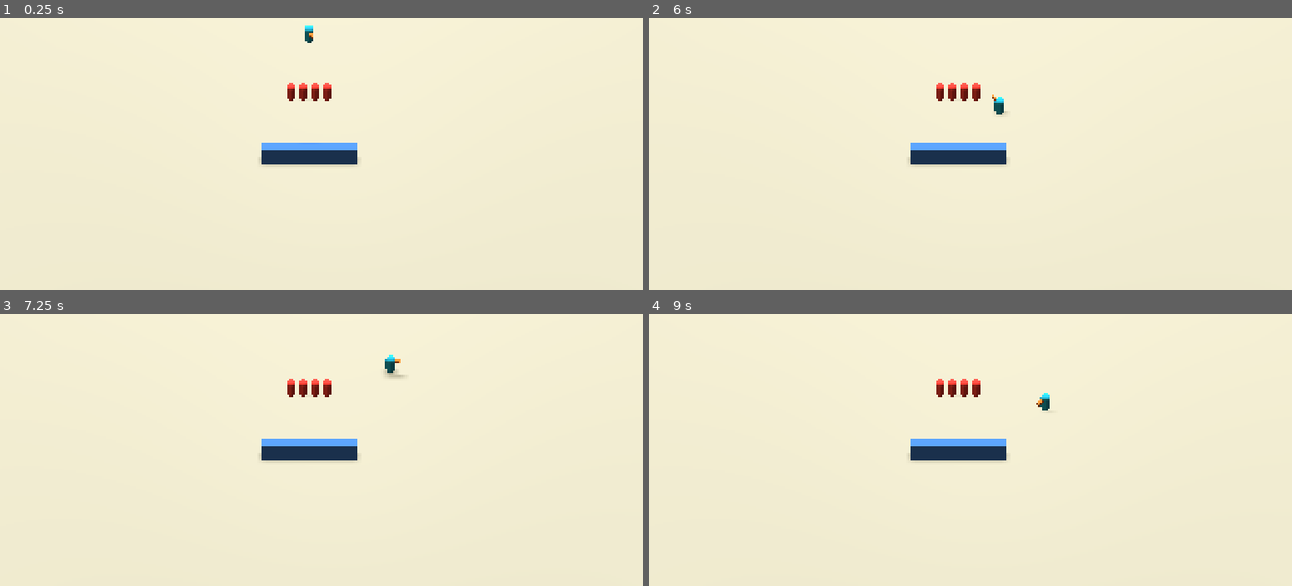
Above: before the commit, frames 1-4 (two rows, left to right).
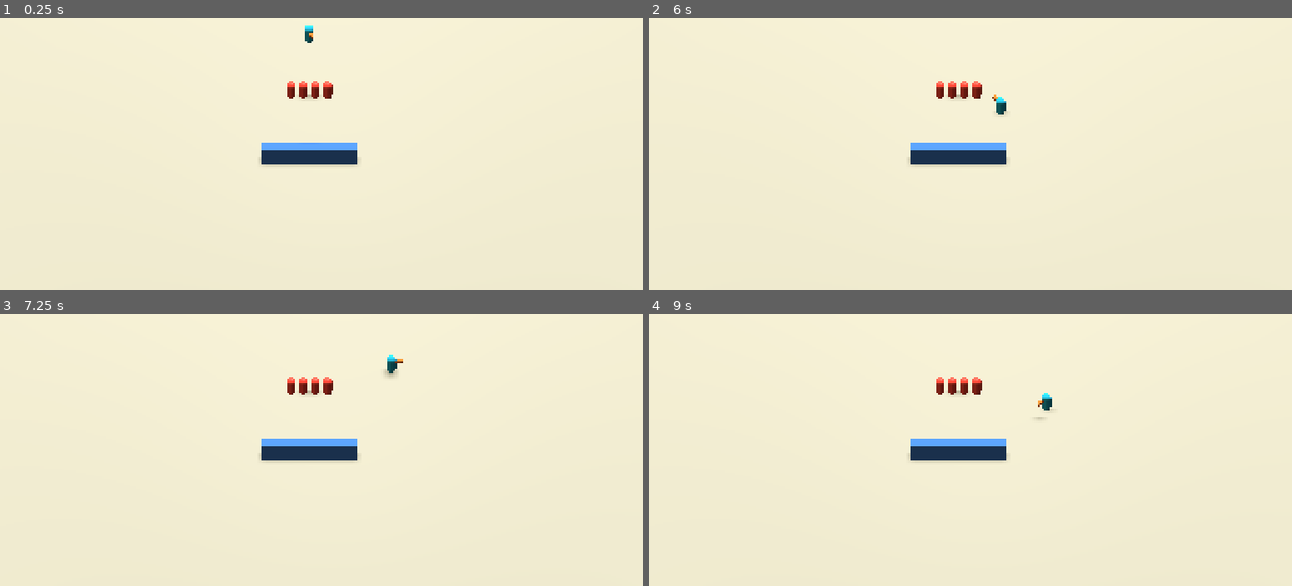
Above: after the commit, the same moments.

Repository: Rawisl/Godot_Roguelite3D_Gr8
Game: Godot game, scene res://test.tscn
The game is run twice, just before and just after one commit, with the same random seed, the same clock (stepped at 60 frames per second) and the same inputs. This scene is started directly instead of the project's main scene.
Inputs (mouse positions are in pixels of both pictures, inside the frame that each line leads up to):
- Up to frame 1 (0.25 s): no input
- Up to frame 2 (6 s): tap Enter (ui_accept) at 0.5, 0.77, 1.52, 3.02, 3.77, 4.52, 5, 5.75 s; move the mouse to (1131, 83) at 0.52 s; hold D (move_right) 0.53-1.28 s; click (1131, 83) at 0.6 s; tap Q (battle_cry) at 0.8, 1.35 s; move the mouse to (848, 121) at 1.27 s; hold S (move_down) 1.28-2.03 s; tap B (build_toggle) at 1.55, 2.1 s; move the mouse to (1047, 20) at 2.02 s; hold D (move_right) 2.03-2.78 s; tap G (call_wave) at 2.3, 2.85 s; move the mouse to (951, 178) at 2.77 s; hold W (move_up) 2.78-3.53 s; click (951, 178) at 2.92 s; tap Space (dodge) at 3.05, 3.6 s; move the mouse to (1182, 159) at 3.52 s; hold A (move_left) 3.53-5.03 s; tap R (emergency_repair) at 3.8, 4.35 s; right-click (1182, 159) at 4.15 s; move the mouse to (784, 47) at 4.27 s; tap Tab (mode_switch) at 4.55, 5.1 s; tap Escape (pause) at 4.9 s; move the mouse to (1015, 102) at 5.02 s; hold S (move_down) 5.03-5.78 s; click (1015, 102) at 5.17 s; tap F (retreat) at 5.3, 5.85 s; tap F1 (toggle_hud) at 5.65 s; move the mouse to (outside the picture) at 5.77 s; hold D (move_right) from 5.78 s (still down)
- Up to frame 3 (7.25 s): tap Enter (ui_accept) at 6.02, 6.77 s; tap Delete (sell) at 6.05, 6.6 s; move the mouse to (482, 379) at 6.52 s; release D (move_right) at 6.53 s; hold W (move_up) from 6.53 s (still down); tap Shift (show_ranges) at 6.8 s
- Up to frame 4 (9 s): move the mouse to (848, 417) at 7.27 s; release W (move_up) at 7.28 s; hold D (move_right) 7.28-8.03 s; tap Shift (show_ranges) at 7.35 s; click (848, 417) at 7.42 s; tap Enter (ui_accept) at 7.52 s; tap 1 at 7.55, 8.1 s; move the mouse to (1047, 316) at 8.02 s; hold S (move_down) 8.03-8.78 s; tap 2 at 8.3, 8.85 s; move the mouse to (951, 474) at 8.77 s; hold A (move_left) from 8.78 s (still down)

The runs differ from the first frame. In frame 1, 0.1% of the frame differs, in the area x 44-52%, y 23-31%; in frame 2, 0.2%; in frame 3, 0.2%, in the area x 44-63%, y 16-31%; in frame 4, 0.2%.

Commit message:
[test]: add combat test runner and update dummy targets

Diff:
--- a/test.gd
+++ b/test.gd
@@ -1,6 +1,8 @@
 extends Node3D
 
 ## Test environment generator for Commander Combat & Movement mechanics.
+
+const GRUNT_SCENE: PackedScene = preload("res://entities/enemy/grunt.tscn")
 
 
 func _ready() -> void:
@@ -8,7 +10,7 @@
 	_spawn_dummy_enemies()
 
 
-## Spawns a physical wall on Layer 1 (World) to test Dodge blocking (CMB-06).
+## Spawns a physical wall on Layer 1 (World) to test Dodge blocking.
 func _spawn_test_wall() -> void:
 	var wall := StaticBody3D.new()
 	wall.name = "TestWall"
@@ -34,42 +36,39 @@
 	add_child(wall)
 
 
-## Spawns 4 dummy targets on Layer 3 (Enemy) to verify cleave limit and damage types.
+## Spawns 4 Grunts as test dummies to verify cleave limit, knockback, and damage types.
 func _spawn_dummy_enemies() -> void:
-	# 4 targets spaced closely to test max_targets = 3 (CMB-09)
+	# 4 Grunt đặt san sát nhau trước mặt Commander để test cleave cap = 3
 	var x_offsets: Array[float] = [-1.5, -0.5, 0.5, 1.5]
 
 	for i in range(x_offsets.size()):
-		var dummy := CharacterBody3D.new()
-		dummy.name = "DummyEnemy_%d" % (i + 1)
-		dummy.add_to_group("enemy")
-		dummy.collision_layer = 4 # Layer 3: enemy (1 << 2 = 4)
-		dummy.collision_mask = 1
-		dummy.position = Vector3(x_offsets[i], 0.9, -2.0)
+		var dummy: Enemy = GRUNT_SCENE.instantiate() as Enemy
+		dummy.name = "DummyGrunt_%d" % (i + 1)
+		dummy.position = Vector3(x_offsets[i], 0.0, -2.0)
+		# Phải add_child trước để các biến @onready (như dummy.health) được khởi tạo
+		add_child(dummy)
+		dummy.speed_multiplier = 0.0
 
-		# Custom health tracking for test verification
-		dummy.set_meta("hp", 40)
-		dummy.set_meta("max_hp", 40)
+		dummy.health.max_hp = 99999
+		dummy.health.hp = 99999
 
-		var shape := CollisionShape3D.new()
-		var cap_shape := CapsuleShape3D.new()
-		cap_shape.radius = 0.35
-		cap_shape.height = 1.8
-		shape.shape = cap_shape
-		dummy.add_child(shape)
+		dummy.health.damaged.connect(func(amount: int, info: DamageInfo):
+			var type_str := "SLASH"
+			if info != null:
+				match info.damage_type:
+					Enums.DamageType.PIERCE: type_str = "PIERCE"
+					Enums.DamageType.BLAST: type_str = "BLAST"
+					Enums.DamageType.SLASH: type_str = "SLASH"
+					Enums.DamageType.TRUE: type_str = "TRUE"
 
-		var mesh_inst := MeshInstance3D.new()
-		var cap_mesh := CapsuleMesh.new()
-		cap_mesh.radius = 0.35
-		cap_mesh.height = 1.8
-		var mat := StandardMaterial3D.new()
-		mat.albedo_color = Color(0.85, 0.2, 0.2) # Red enemy
-		cap_mesh.material = mat
-		mesh_inst.mesh = cap_mesh
-		dummy.add_child(mesh_inst)
-
-		# Attach damage handling method dynamically
-		dummy.set_script(preload("res://tests/dummy_target.gd") if ResourceLoader.exists("res://tests/dummy_target.gd") else null)
-
-		# Fallback if no separate script: provide take_damage via dynamic callable
-		add_child(dummy)
+			print("[HIT] %s trúng đòn! Sát thương: %d | Loại: %s | Knockback: %.1f m | HP: %d/%d | Vị trí: (%.2f, %.2f)" % [
+				dummy.name,
+				amount,
+				type_str,
+				info.knockback_force if info != null else 0.0,
+				dummy.health.hp,
+				dummy.health.max_hp,
+				dummy.global_position.x,
+				dummy.global_position.z
+			])
+		)
--- a/tests/dummy_target.gd
+++ b/tests/dummy_target.gd
@@ -4,7 +4,15 @@
 var max_hp: int = 40
 
 
-func take_damage(amount: int, damage_type: Enums.DamageType = Enums.DamageType.SLASH) -> void:
+func take_damage(damage_input: Variant, p_damage_type: Enums.DamageType = Enums.DamageType.SLASH) -> void:
+	var amount: int = 0
+	var damage_type: Enums.DamageType = p_damage_type
+	if damage_input is DamageInfo:
+		amount = damage_input.amount
+		damage_type = damage_input.damage_type
+	elif damage_input is int:
+		amount = damage_input
+
 	var prev_hp := hp
 	hp = maxi(0, hp - amount)
 
--- /dev/null
+++ b/tests/test_combat_runner.gd
@@ -0,0 +1,268 @@
+extends Node
+
+## Comprehensive verification runner for:
+## - InputMap
+## - CharacterStats
+## - Scene Groups and Collision Layers
+## - Movement WASD & Screen Axis (no diagonal speedup)
+## - Aim plane
+## - 3-hit combo, Cleave & Sorting
+## - Dodge mechanics
+## - HealthComponent & DamageInfo with damage_type
+
+var passes: int = 0
+var fails: int = 0
+
+
+func _ready() -> void:
+	print("\n=======================================================")
+	print("       AUTOMATED COMBAT & MOVEMENT VERIFICATION        ")
+	print("=======================================================")
+
+	test_input_map()
+	test_character_stats()
+	test_commander_scene_and_groups()
+	test_movement_and_aim()
+	test_dodge_mechanics()
+	test_combo_and_cleave()
+	test_health_and_damage_info()
+
+	print("=======================================================")
+	print("TEST SUMMARY: %d PASSED, %d FAILED" % [passes, fails])
+	print("=======================================================\n")
+
+	get_tree().quit(0 if fails == 0 else 1)
+
+
+func assert_true(cond: bool, test_name: String) -> void:
+	if cond:
+		passes += 1
+		print("  [PASS] %s" % test_name)
+	else:
+		fails += 1
+		printerr("  [FAIL] %s" % test_name)
+
+
+func test_input_map() -> void:
+	print("\n[GROUP 1] Testing InputMap")
+	var expected_actions := [
+		&"move_up", &"move_down", &"move_left", &"move_right",
+		&"attack", &"dodge", &"battle_cry", &"mode_switch",
+		&"emergency_repair", &"retreat", &"call_wave", &"build_toggle",
+		&"upgrade", &"sell", &"show_ranges", &"pause",
+		&"select", &"cancel", &"toggle_hud"
+	]
+
+	for action in expected_actions:
+		assert_true(InputMap.has_action(action), "InputMap contains action '%s'" % action)
+
+	# Verify physical_keycode for keyboard events
+	var keys_using_physical := true
+	for action in expected_actions:
+		for event in InputMap.action_get_events(action):
+			if event is InputEventKey:
+				if event.physical_keycode == 0:
+					keys_using_physical = false
+					printerr("Action '%s' does not use physical_keycode!" % action)
+	assert_true(keys_using_physical, "All keyboard actions use physical_keycode")
+
+	# Verify NO actions mapped to keys 1, 2, 3
+	var has_num_123 := false
+	for action in InputMap.get_actions():
+		for event in InputMap.action_get_events(action):
+			if event is InputEventKey:
+				if event.physical_keycode in [KEY_1, KEY_2, KEY_3] or event.keycode in [KEY_1, KEY_2, KEY_3]:
+					has_num_123 = true
+					printerr("Action '%s' mapped to key 1-3!" % action)
+	assert_true(not has_num_123, "No actions assigned to keys 1, 2, 3")
+
+
+func test_character_stats() -> void:
+	print("\n[GROUP 2] Testing CharacterStats values")
+	var stats: CharacterStats = load("res://data/config/commander_stats.tres")
+	assert_true(stats != null, "commander_stats.tres loaded successfully")
+	if stats == null:
+		return
+
+	assert_true(stats.commander_max_hp == 100, "commander_max_hp == 100")
+	assert_true(is_equal_approx(stats.move_speed, 6.0), "move_speed == 6.0 m/s")
+	assert_true(is_equal_approx(stats.dodge_distance, 4.0), "dodge_distance == 4.0 m")
+	assert_true(is_equal_approx(stats.dodge_iframe, 0.3), "dodge_iframe == 0.3 s")
+	assert_true(is_equal_approx(stats.dodge_cooldown, 1.5), "dodge_cooldown == 1.5 s")
+	assert_true(stats.sword_damage == 20, "sword_damage == 20")
+	assert_true(stats.sword_damage_type == Enums.DamageType.SLASH, "sword_damage_type == SLASH")
+	assert_true(is_equal_approx(stats.sword_range, 2.2), "sword_range == 2.2 m")
+	assert_true(is_equal_approx(stats.sword_arc_deg, 120.0), "sword_arc_deg == 120.0 deg")
+	assert_true(stats.sword_max_targets == 3, "sword_max_targets == 3")
+	assert_true(is_equal_approx(stats.attack_interval, 0.45), "attack_interval == 0.45 s")
+	assert_true(is_equal_approx(stats.combo_hit3_mult, 1.5), "combo_hit3_mult == 1.5")
+	assert_true(is_equal_approx(stats.combo_hit3_knockback, 1.5), "combo_hit3_knockback == 1.5 m")
+	assert_true(is_equal_approx(stats.combo_window, 0.35), "combo_window == 0.35 s")
+	assert_true(is_equal_approx(stats.combo_reset_time, 0.6), "combo_reset_time == 0.6 s")
+	assert_true(is_equal_approx(stats.input_buffer_time, 0.15), "input_buffer_time == 0.15 s")
+
+
+func test_commander_scene_and_groups() -> void:
+	print("\n[GROUP 3] Testing Commander Scene, Groups and Layers...")
+	var scene: PackedScene = load("res://entities/commander/commander.tscn")
+	assert_true(scene != null, "commander.tscn exists")
+	if scene == null:
+		return
+
+	var commander := scene.instantiate() as CharacterBody3D
+	add_child(commander)
+
+	# Verify root node group
+	assert_true(commander.is_in_group("commander"), "Commander root node is in group 'commander'")
+	var health_node := commander.get_node_or_null("Health")
+	assert_true(health_node != null and not health_node.is_in_group("commander"), "Health node is NOT in group 'commander'")
+
+	# Verify collision layers
+	assert_true(commander.collision_layer == 2, "Commander collision_layer == 2 (Layer 2: commander)")
+	assert_true(commander.collision_mask == 13, "Commander collision_mask == 13 (Layers 1, 3, 4)")
+
+	# Verify sword area mask
+	var sword_area: Area3D = commander.get_node_or_null("%SwordArea")
+	assert_true(sword_area != null and sword_area.collision_mask == 4, "SwordArea collision_mask == 4 (Layer 3: enemy)")
+
+	commander.queue_free()
+
+
+func test_movement_and_aim() -> void:
+	print("\n[GROUP 4] Testing Movement Diagonal Math and Aim Plane...")
+	# Verify diagonal normalization
+	var v_diagonal := Vector2(1.0, 1.0).normalized()
+	assert_true(is_equal_approx(v_diagonal.length(), 1.0), "Normalized diagonal vector length is 1.0 (not 1.414)")
+
+	# Verify Aim Plane foot-level intersection
+	var foot_y := 1.5
+	var plane := Plane(Vector3.UP, foot_y)
+	var ray_origin := Vector3(0.0, 10.0, 5.0)
+	var ray_dir := (Vector3(2.0, foot_y, 3.0) - ray_origin).normalized()
+	var hit: Variant = plane.intersects_ray(ray_origin, ray_dir)
+	assert_true(hit != null, "Aim ray intersects foot-level horizontal plane")
+	if hit != null:
+		var hit_pos: Vector3 = hit
+		assert_true(is_equal_approx(hit_pos.y, foot_y), "Hit point Y exactly equals foot height (%.2f)" % foot_y)
+
+
+func test_dodge_mechanics() -> void:
+	print("\n[GROUP 5] Testing Dodge Mechanics")
+	var scene: PackedScene = load("res://entities/commander/commander.tscn")
+	var commander := scene.instantiate() as CharacterBody3D
+	add_child(commander)
+
+	# Initial collision masks
+	assert_true(commander.get_collision_mask_value(1), "Mask 1 (World) enabled before dodge")
+	assert_true(commander.get_collision_mask_value(3), "Mask 3 (Enemy) enabled before dodge")
+	assert_true(commander.get_collision_mask_value(4), "Mask 4 (Structure) enabled before dodge")
+
+	# Start dodge
+	var cam := Camera3D.new()
+	add_child(cam)
+	commander.set("aim_dir", Vector3(0, 0, -1))
+	commander.call("_start_dodge", cam)
+
+	assert_true(commander.get("is_dodging") == true, "Commander enters is_dodging = true")
+	assert_true(not commander.get_collision_mask_value(3), "Mask 3 (Enemy) DISABLED during dodge")
+	assert_true(commander.get_collision_mask_value(1), "Mask 1 (World) remains ENABLED during dodge (blocked by walls)")
+	assert_true(commander.get_collision_mask_value(4), "Mask 4 (Structure) remains ENABLED during dodge (blocked by structures)")
+
+	# I-frame check: normal damage ignored, TRUE damage received
+	var commander_health: HealthComponent = commander.get_node("%Health")
+	var prev_hp: int = commander_health.hp
+	var slash_info := DamageInfo.new(20, Enums.DamageType.SLASH)
+	commander.call("take_damage", slash_info)
+	assert_true(commander_health.hp == prev_hp, "Normal damage ignored during dodge i-frame")
+
+	var true_info := DamageInfo.new(15, Enums.DamageType.TRUE)
+	commander.call("take_damage", true_info)
+	assert_true(commander_health.hp == prev_hp - 15, "TRUE damage bypasses dodge i-frame (DMG-05)")
+
+	# End dodge
+	commander.call("_end_dodge")
+	assert_true(commander.get("is_dodging") == false, "is_dodging == false after dodge ends")
+	assert_true(commander.get_collision_mask_value(3), "Mask 3 (Enemy) RE-ENABLED after dodge ends")
+
+	cam.queue_free()
+	commander.queue_free()
+
+
+func test_combo_and_cleave() -> void:
+	print("\n[GROUP 6] Testing 3-Hit Combo, Cleave Limit and Sorting")
+	var scene: PackedScene = load("res://entities/commander/commander.tscn")
+	var commander := scene.instantiate() as CharacterBody3D
+	add_child(commander)
+
+	var stats: CharacterStats = commander.get("stats")
+	assert_true(stats != null, "Commander has CharacterStats resource")
+	if stats == null:
+		commander.queue_free()
+		return
+
+	# Test combo damage calculation
+	var dmg_hit1: int = stats.sword_damage
+	var dmg_hit3: int = roundi(float(stats.sword_damage) * stats.combo_hit3_mult)
+	assert_true(dmg_hit1 == 20, "Hit 1 damage == 20")
+	assert_true(dmg_hit3 == 30, "Hit 3 damage == 30 (1.5x multiplier)")
+
+	# Test deterministic sorting tie-breaker (distance -> angle -> id)
+	var candidates: Array[Dictionary] = [
+		{"distance": 1.5, "angle": 0.4, "id": 10},
+		{"distance": 1.0, "angle": 0.5, "id": 5},
+		{"distance": 1.0, "angle": 0.2, "id": 8},
+		{"distance": 1.0, "angle": 0.2, "id": 3},
+		{"distance": 2.0, "angle": 0.1, "id": 1}
+	]
+
+	candidates.sort_custom(func(a: Dictionary, b: Dictionary) -> bool:
+		if not is_equal_approx(a.distance, b.distance):
+			return a.distance < b.distance
+		if not is_equal_approx(a.angle, b.angle):
+			return a.angle < b.angle
+		return a.id < b.id
+	)
+
+	assert_true(candidates[0].id == 3, "1st candidate is closest with smallest angle and lowest id (id=3)")
+	assert_true(candidates[1].id == 8, "2nd candidate is closest with smallest angle and next id (id=8)")
+	assert_true(candidates[2].id == 5, "3rd candidate is closest with larger angle (id=5)")
+
+	# Test cleave cap = 3 targets
+	var max_targets: int = stats.sword_max_targets
+	var hit_count := mini(candidates.size(), max_targets)
+	assert_true(hit_count == 3, "Cleave strictly limits to maximum %d targets" % max_targets)
+
+	commander.queue_free()
+
+
+func test_health_and_damage_info() -> void:
+	print("\n[GROUP 7] Testing HealthComponent & DamageInfo...")
+	var hc := HealthComponent.new()
+	hc.max_hp = 100
+	hc.hp = 100
+	add_child(hc)
+
+	var hook_data := {
+		"amount": 0,
+		"info": null
+	}
+
+	hc.damaged.connect(func(amount: int, info: DamageInfo):
+		hook_data["amount"] = amount
+		hook_data["info"] = info
+	)
+
+	# Test take_damage with DamageInfo
+	var pierce_info := DamageInfo.new(25, Enums.DamageType.PIERCE, null, 1.0, Vector3.FORWARD)
+	hc.take_damage(pierce_info)
+
+	assert_true(hc.hp == 75, "Health correctly deducted (100 -> 75)")
+	assert_true(hook_data["amount"] == 25, "damaged signal emitted with correct amount 25")
+	assert_true(hook_data["info"] != null and hook_data["info"].damage_type == Enums.DamageType.PIERCE, "damaged signal preserved damage_type PIERCE")
+
+	# Test take_damage with backward compatible int and damage_type argument
+	hc.take_damage(20, Enums.DamageType.BLAST)
+	assert_true(hc.hp == 55, "Health correctly deducted (75 -> 55)")
+	assert_true(hook_data["info"] != null and hook_data["info"].damage_type == Enums.DamageType.BLAST, "damaged signal preserved damage_type BLAST")
+
+	hc.queue_free()
--- /dev/null
+++ b/tests/test_combat_runner.tscn
@@ -0,0 +1,6 @@
+[gd_scene format=3 uid="uid://mqid6i5q0p0s"]
+
+[ext_resource type="Script" uid="uid://bouoa1tywcdco" path="res://tests/test_combat_runner.gd" id="1_runner"]
+
+[node name="TestCombatRunner" type="Node" unique_id=489633513]
+script = ExtResource("1_runner")
Not shown, added: tests/test_combat_runner.gd.uid
